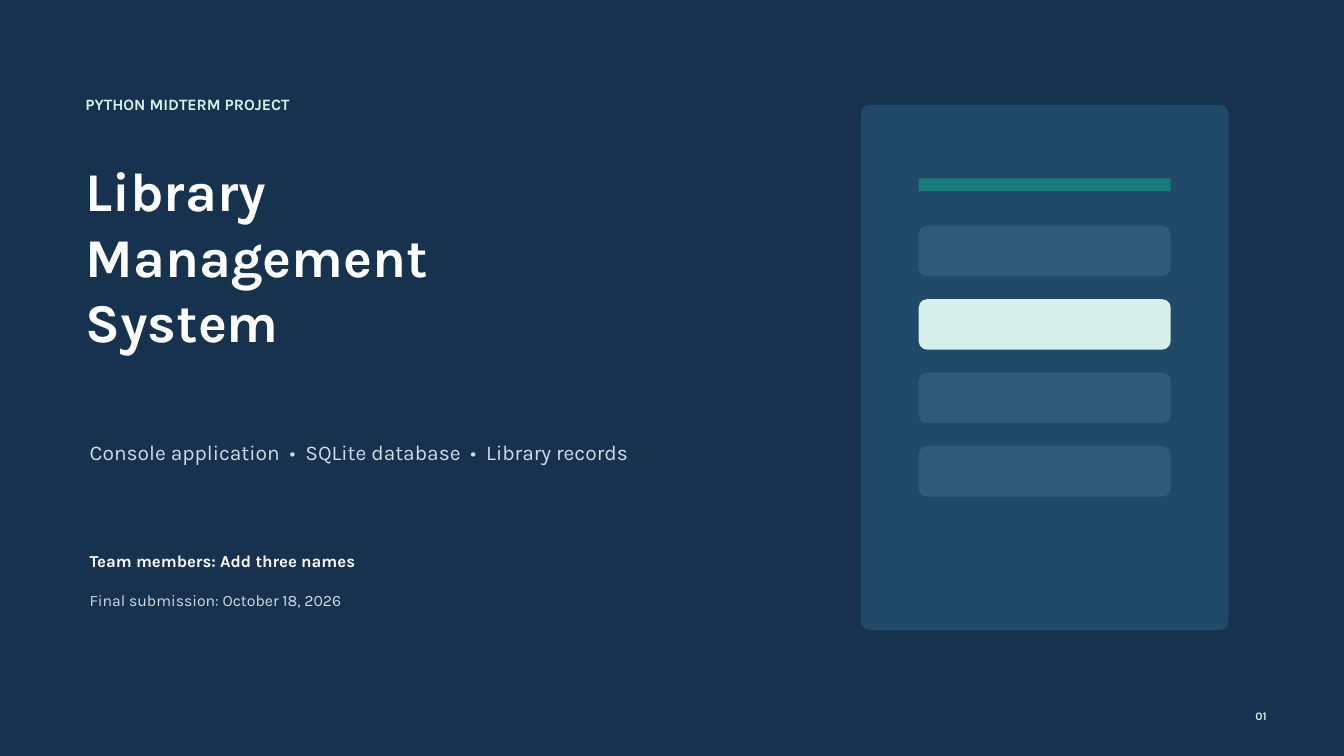
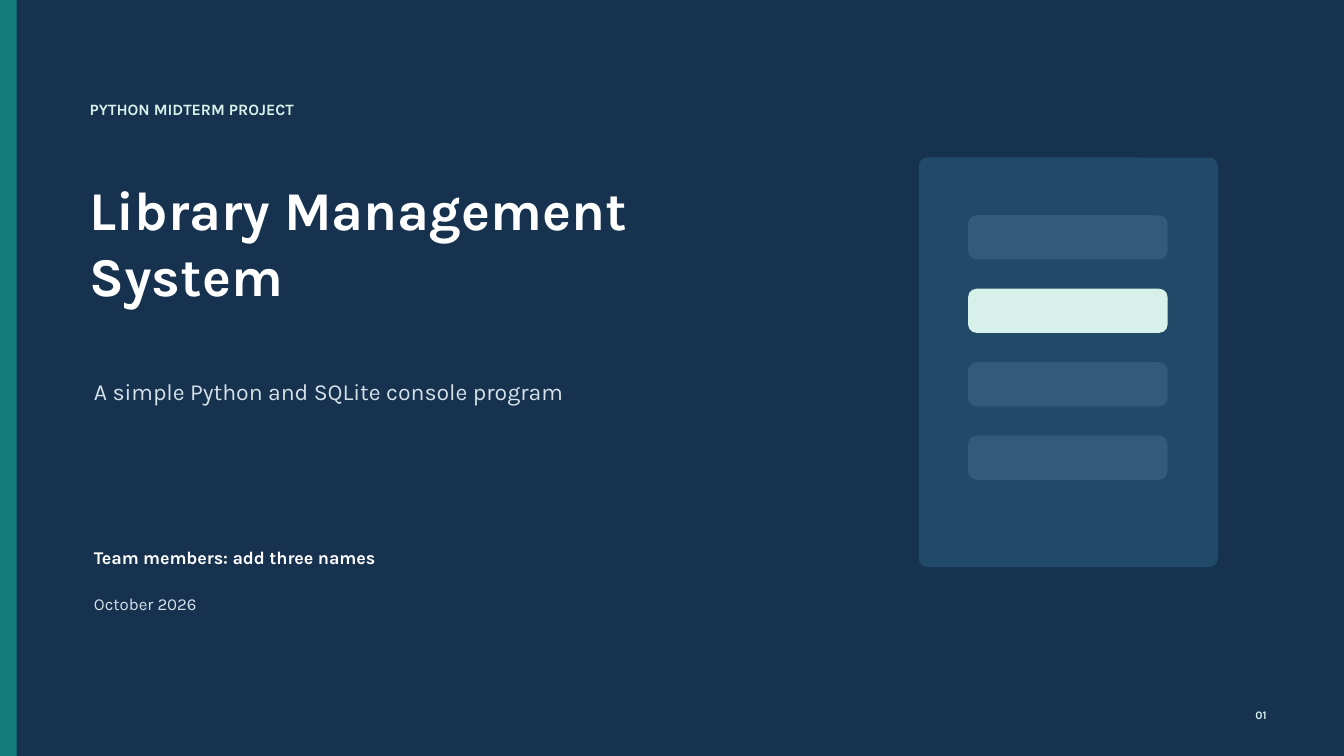
Before and after one commit to KuanyshAsker/PP2_Midterm_Project, a slide deck: slide 1 of ProjectPresentation.pptx. Drawn at 1344x756 pixels with LibreOffice and Linux fonts; fonts in the diff are those of the drawing. Boxes give left, top, right and bottom in pixels: in the first picture for what was removed or moved away, otherwise in the second. Text is boxed around its words. In the diff, an @@ line names an element or a change of style, - is before the commit and + after.

Commit message:
Simplify library project to course concepts

```diff
--- a/ProjectPresentation.pptx
+++ b/ProjectPresentation.pptx
@@ rectangle added at [0, 0, 17, 756], fill #147D7A @@
@@ text "PYTHON MIDTERM PROJECT": place and size @@
-text "PYTHON MIDTERM PROJECT" at [85, 99, 290, 110]
+text "PYTHON MIDTERM PROJECT" at [90, 104, 294, 115]
@@ text "Library Management" at [90, 191, 627, 309]: vertical alignment top to middle @@
@@ rounded rectangle: place and size @@
-rounded rectangle at [861, 105, 1229, 630]
+rounded rectangle at [919, 157, 1218, 567]
@@ rectangle removed at [919, 178, 1171, 191] @@
@@ text at [90, 191, 627, 243]: text changed @@
-Library
-Management
+Library Management
@@ rounded rectangle: place and size @@
-rounded rectangle at [919, 226, 1171, 276]
+rounded rectangle at [968, 216, 1168, 260]
@@ proportions changed in 5 elements at [919, 157, 1218, 567], [968, 216, 1168, 260], [968, 436, 1168, 480], [968, 362, 1168, 406], [968, 288, 1168, 333] @@
@@ rounded rectangle: place and size @@
-rounded rectangle at [919, 299, 1171, 350]
+rounded rectangle at [968, 288, 1168, 333]
@@ text added at [94, 384, 563, 406], 16.5 pt, text #D5E1E9 @@
+A simple Python and SQLite console program
@@ rounded rectangle: place and size @@
-rounded rectangle at [919, 373, 1171, 423]
+rounded rectangle at [968, 362, 1168, 406]
@@ text removed at [90, 445, 628, 465] @@
-Console application • SQLite database • Library records
@@ rounded rectangle: place and size @@
-rounded rectangle at [919, 447, 1171, 497]
+rounded rectangle at [968, 436, 1168, 480]
@@ text at [94, 551, 375, 565]: text changed; size 12 to 12.8 pt @@
-Team members: Add three names
+Team members: add three names
@@ text at [94, 598, 197, 610]: text changed; size 11.2 to 12 pt; text colour #CFDDE7 to #D5E1E9 @@
-Final submission: October 18, 2026
+October 2026
```
Also in this commit, not shown: 1 other slide changed, 3 slides added, 4 slides removed, 7 other files.
